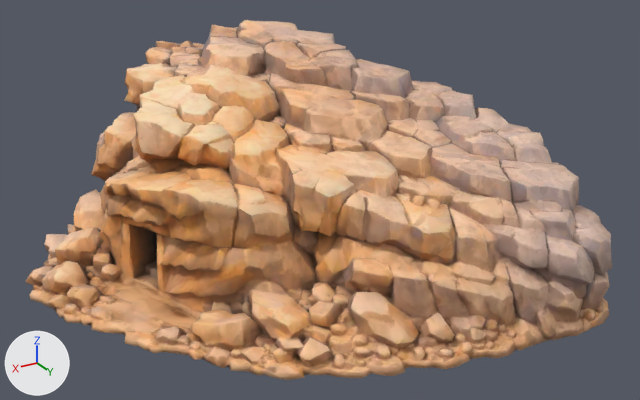
Before and after pictures for a commit that changed the glTF model assets-vila/casa-porta/tumulo_rocha.glb.
Camera for both pictures: a 50 mm lens placed at (12.9, 23.5, 14.1), pointed at (-0.7, 0.9, 2.8). Every picture has the same lights, and +X, +Y and +Z are marked at lower left. The picture after the commit comes second. Vertices at exactly the same position are counted once.

Names of what the first picture shows: 'Tumulo_Rocha'.
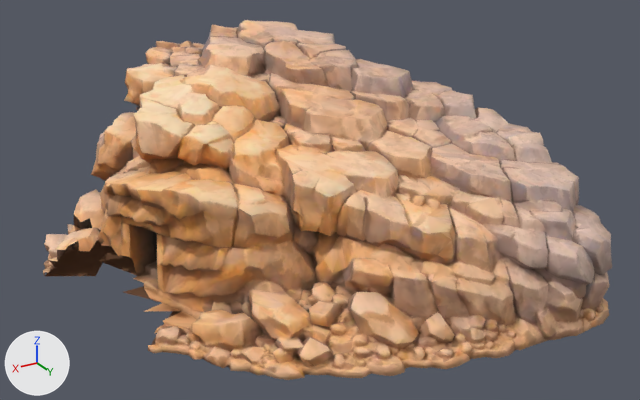
Changed parts and their boxes [x1, y1, x2, y2] in the pictures (640 x 400 px):
'Tumulo_Rocha', reshaped
    before: [26, 20, 612, 380]
    after: [43, 20, 612, 380]
part 1 of me_tumulo_rocha, deleted (beige)
    before: [26, 226, 164, 350]

Diff of the bpy script that builds the scene:
```diff
--- a/assets-vila/casa-porta/tumulo_rocha.glb.py
+++ b/assets-vila/casa-porta/tumulo_rocha.glb.py
@@ me_tumulo_rocha @@
 # used by ob_tumulo_rocha; location = (0.0, 0.0, 0.0)
-me_tumulo_rocha.from_pydata(...)  # 8003 vertices, 15999 faces; spans x -8.0..8.0, y -8.0..8.0, z 0.0..7.5
+me_tumulo_rocha.from_pydata(...)  # 7587 vertices, 15093 faces; spans x -8.0..7.2, y -8.0..8.0, z 0.0..7.5
+# me_tumulo_rocha part 1: 416 vertices removed from x 4.8..8.0, y -4.2..2.1, z 0.0..1.2
 me_tumulo_rocha.materials.append(mat_tripo_material_efae2be3_7e54_4e43_8418_110f79cf59a8)
```
